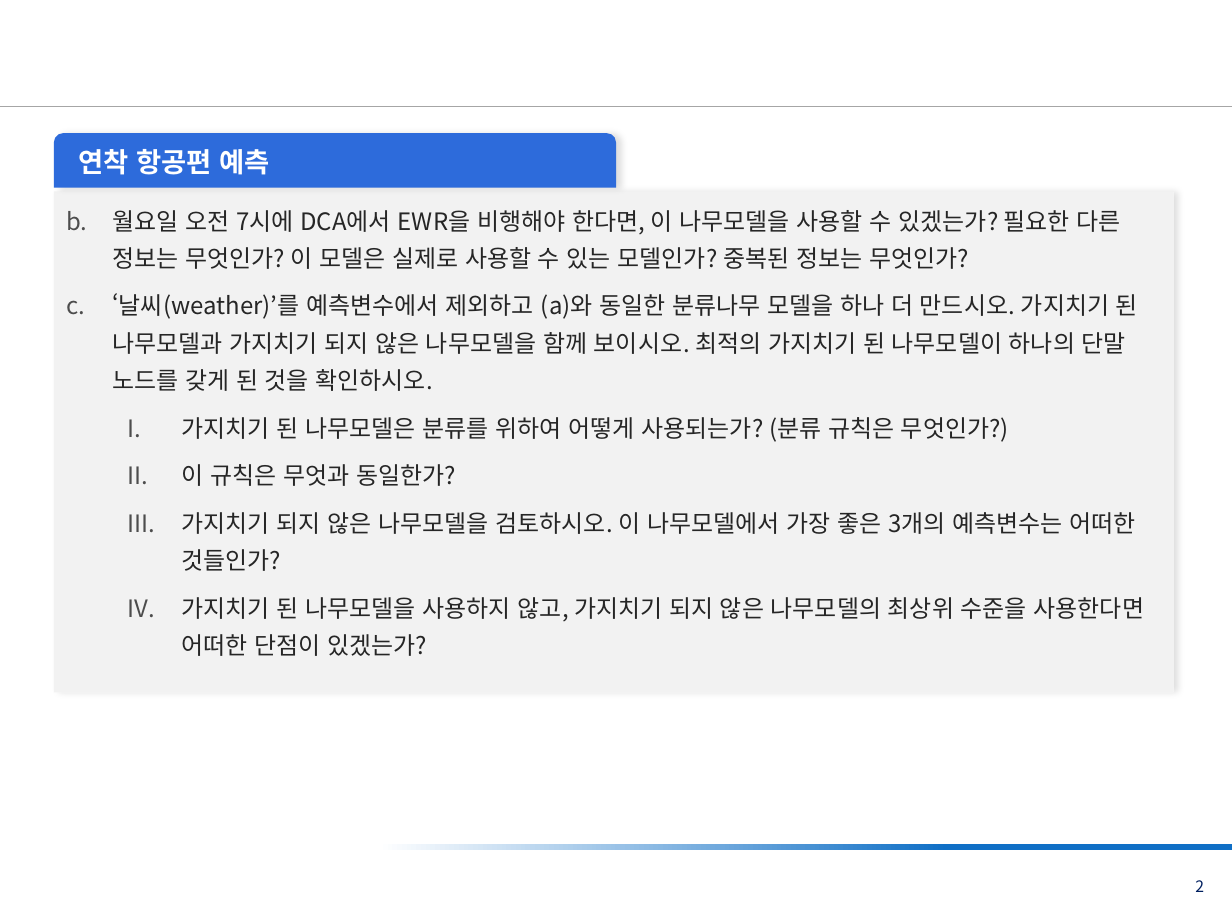
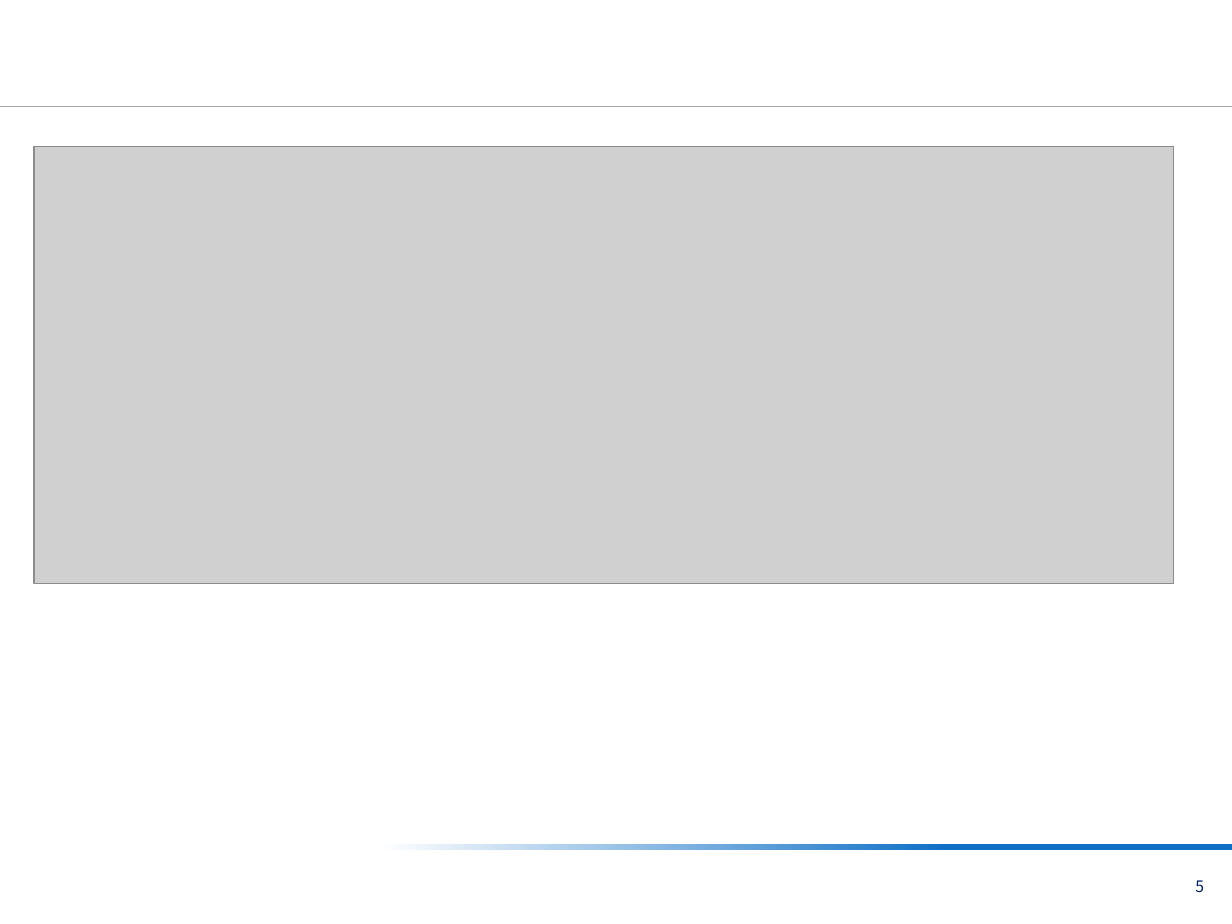
Before and after one commit to kanghyoukLim/TreeMethod_11week_DataMining, a slide deck: slide 6 of [데이터마이닝]_과제_02_20230515.pptx (slide 3 before the commit). Drawn at 1232x924 pixels with LibreOffice and Linux fonts; fonts in the diff are those of the drawing; grey boxes stand for pictures; background and template pictures are left out. Boxes give left, top, right and bottom in pixels: in the first picture for what was removed or moved away, otherwise in the second. Text is boxed around its words. In the diff, an @@ line names an element or a change of style, - is before the commit and + after.

```diff
--- a/[데이터마이닝]_과제_02_20230515.pptx
+++ b/[데이터마이닝]_과제_02_20230515.pptx
@@ picture added at box(34, 147, 1174, 583) @@
@@ round same rect removed at box(54, 133, 616, 187) @@
-연착 항공편 예측
@@ rectangle removed at box(54, 192, 1174, 692) @@
@@ rectangle removed at box(54, 191, 1174, 692) @@
-b. 월요일 오전 7시에 DCA에서 EWR을 비행해야 한다면, 이 나무모델을 사용할 수 있겠는가? 필요한 다른 정보는 무엇인가? 이 모델은 실제로 사용할 수 있는 모델인가? 중복된 정보는 무엇인가?
-c. ‘날씨(weather)’를 예측변수에서 제외하고 (a)와 동일한 분류나무 모델을 하나 더 만드시오. 가지치기 된 나무모델과 가지치기 되지 않은 나무모델을 함께 보이시오. 최적의 가지치기 된 나무모델이 하나의 단말 노드를 갖게 된 것을 확인하시오.
-  I. 가지치기 된 나무모델은 분류를 위하여 어떻게 사용되는가? (분류 규칙은 무엇인가?)
-  II. 이 규칙은 무엇과 동일한가?
-  III. 가지치기 되지 않은 나무모델을 검토하시오. 이 나무모델에서 가장 좋은 3개의 예측변수는 어떠한 것들인가?
-  IV. 가지치기 된 나무모델을 사용하지 않고, 가지치기 되지 않은 나무모델의 최상위 수준을 사용한다면 어떠한 단점이 있겠는가?
@@ page number at box(1195, 880, 1204, 892): text changed @@
-2
+5
```
Also in this commit, not shown: 1 other slide changed, 9 slides added, 1 slide removed.
